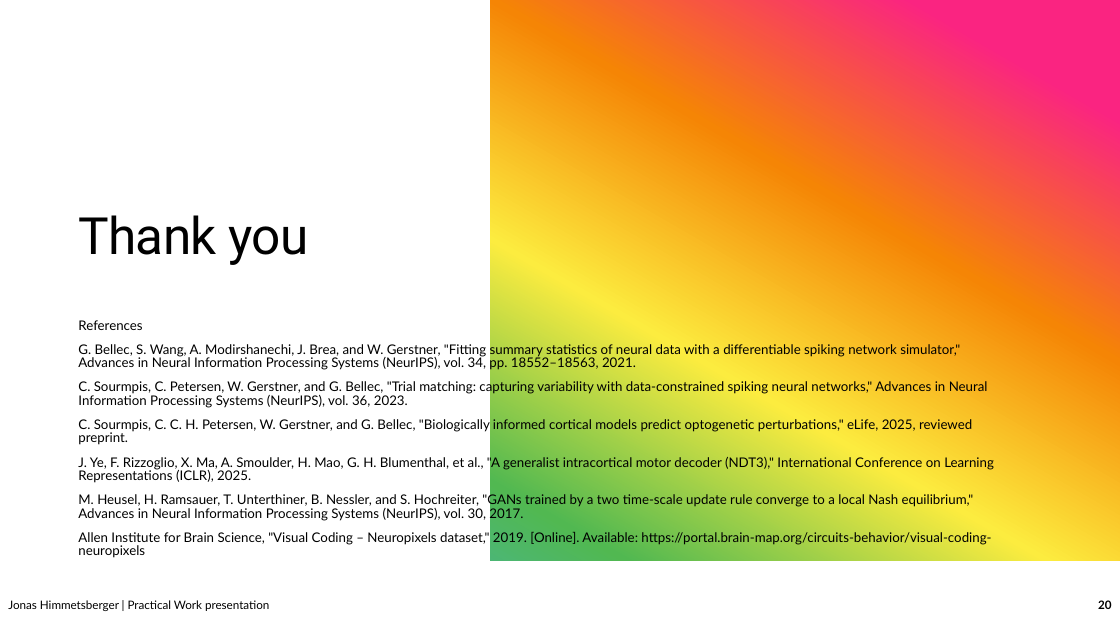
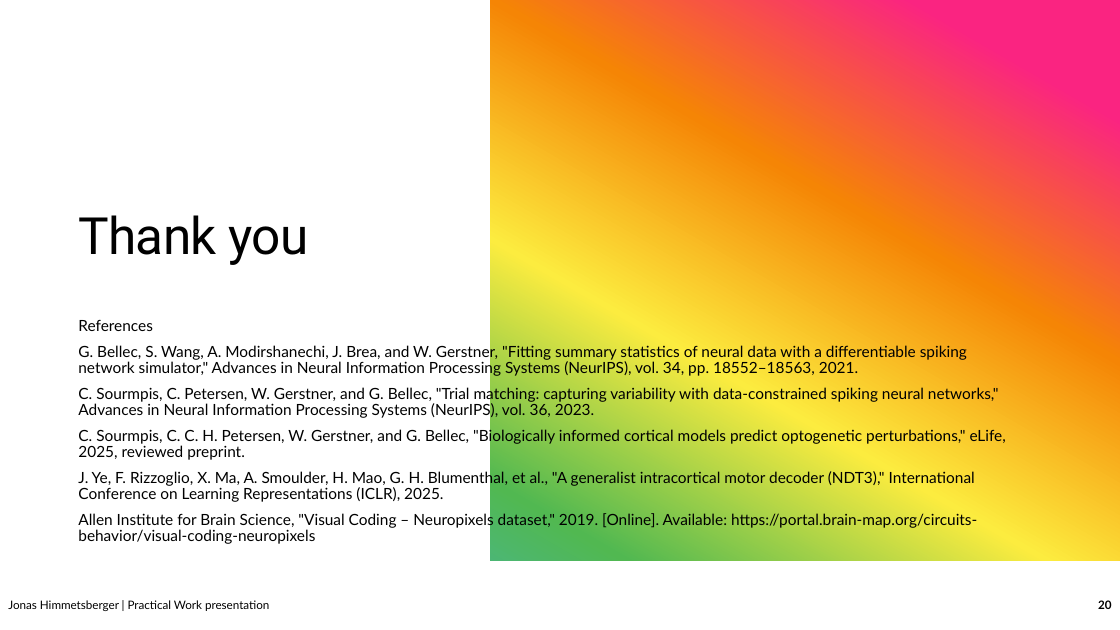
Before and after one commit to JonasHimmetsbergerStudent/BA, a slide deck: slide 20 of documents/Transformers as generative models for neural activity.pptx. Drawn at 1120x630 pixels with LibreOffice and Linux fonts; fonts in the diff are those of the drawing. Boxes give left, top, right and bottom in pixels: in the first picture for what was removed or moved away, otherwise in the second. Text is boxed around its words. In the diff, an @@ line names an element or a change of style, - is before the commit and + after.

```diff
--- a/documents/Transformers as generative models for neural activity.pptx
+++ b/documents/Transformers as generative models for neural activity.pptx
@@ subtitle "References" at box(78, 320, 1006, 544): size 11.4 to 13.2 pt @@
@@ subtitle at box(78, 493, 974, 521): paragraph removed @@
-M. Heusel, H. Ramsauer, T. Unterthiner, B. Nessler, and S. Hochreiter, "GANs trained by a two time-scale update rule converge to a local Nash equilibrium," Advances in Neural Information Processing Systems (NeurIPS), vol. 30, 2017.
```
Also in this commit, not shown: 2 other slides changed, 31 other files.
